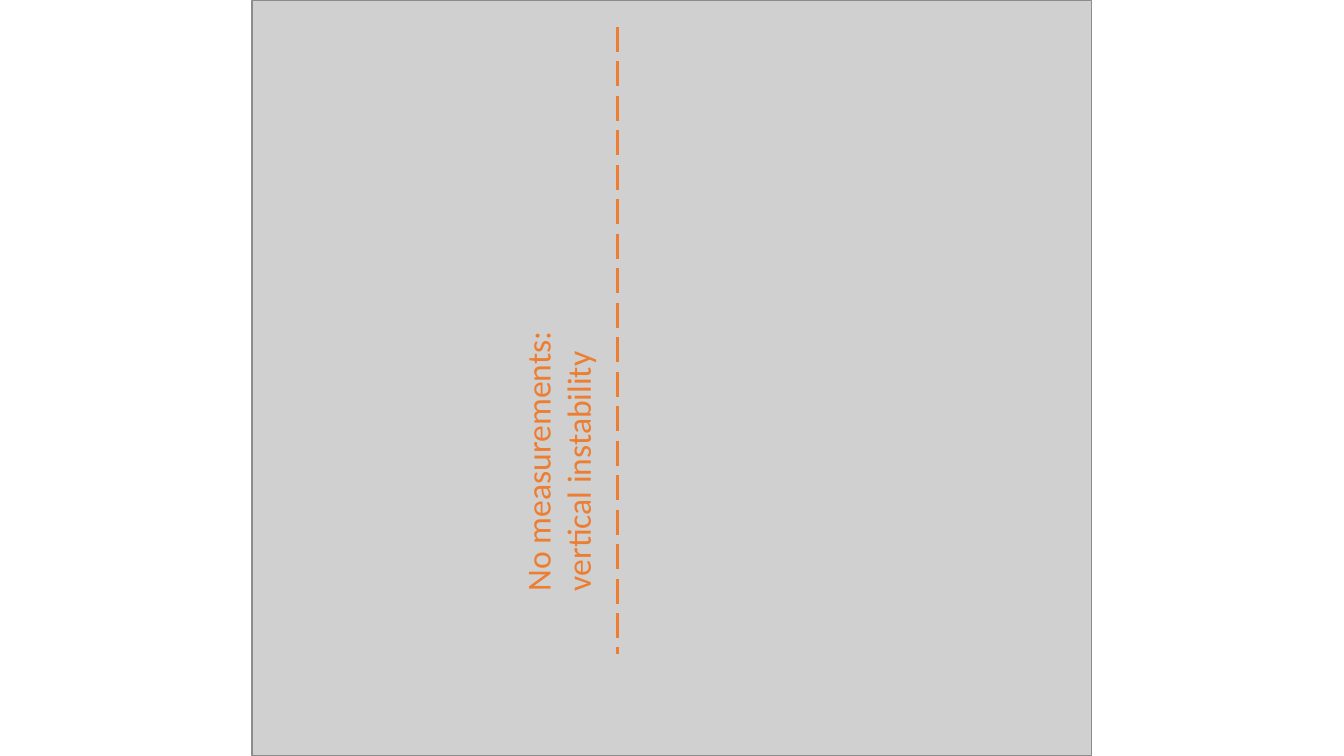
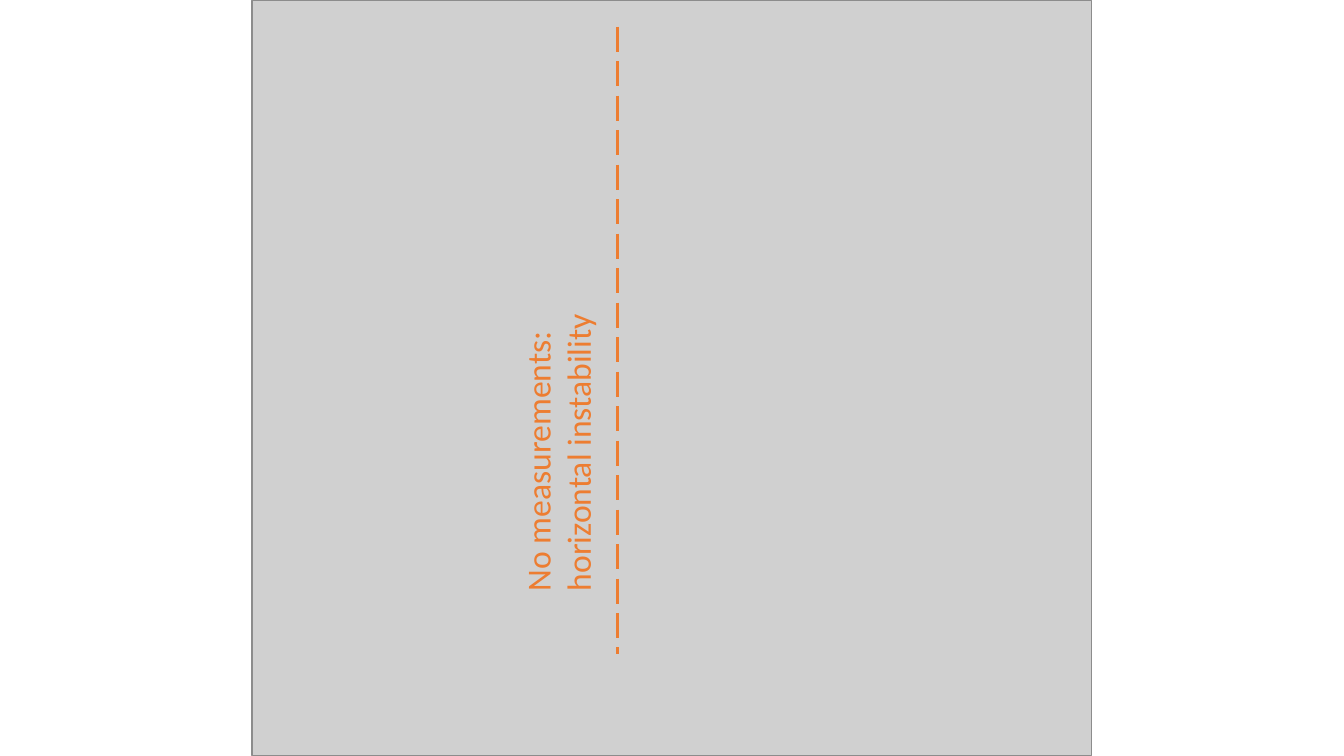
Before and after one commit to natriant/PhD_thesis, a slide deck: slide 1 of images/Ch8/modify_figure_octupole_scan.pptx. Drawn at 1344x756 pixels with LibreOffice and Linux fonts; fonts in the diff are those of the drawing; grey boxes stand for pictures. Boxes give left, top, right and bottom in pixels: in the first picture for what was removed or moved away, otherwise in the second. Text is boxed around its words. In the diff, an @@ line names an element or a change of style, - is before the commit and + after.

```diff
--- a/images/Ch8/modify_figure_octupole_scan.pptx
+++ b/images/Ch8/modify_figure_octupole_scan.pptx
@@ text "No measurements:": place and size @@
-text "No measurements:" at [519,353,600,589]
+text "No measurements:" at [519,327,600,589]
@@ text at [559,327,600,587]: text changed @@
-vertical instability
+horizontal instability
```
Also in this commit, not shown: 5 other files.
